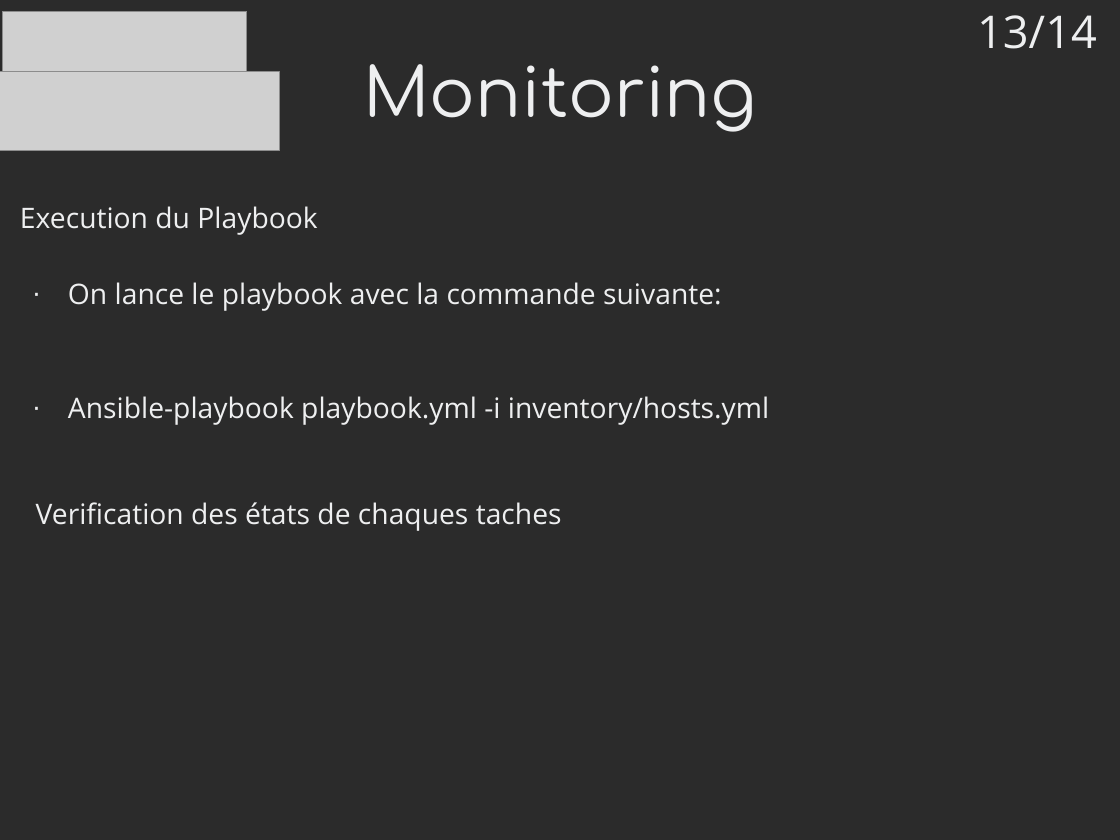
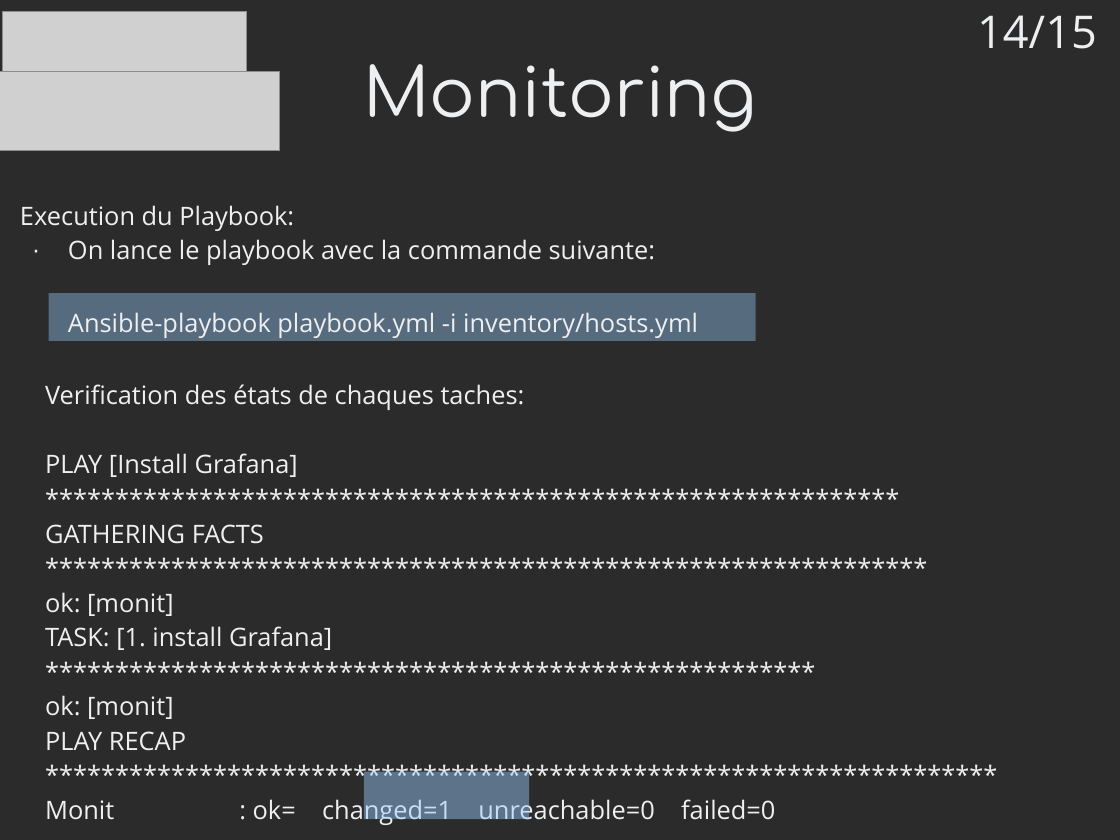
Before and after one commit to mrwormo/rapport_de_stage, a slide deck: slide 14 of files/prez.odp (slide 13 before the commit). Drawn at 1120x840 pixels with LibreOffice and Linux fonts; fonts in the diff are those of the drawing; grey boxes stand for pictures; background and template pictures are left out; a plain dark background stands for a picture behind light text. Boxes give left, top, right and bottom in pixels: in the first picture for what was removed or moved away, otherwise in the second. Text is boxed around its words. In the diff, an @@ line names an element or a change of style, - is before the commit and + after.

```diff
--- a/files/prez.odp
+++ b/files/prez.odp
@@ text at box(977, 15, 1097, 49): text changed @@
-13/14
+14/15
@@ text at box(20, 205, 294, 231): text changed; size 20 to 18 pt @@
-Execution du Playbook
+Execution du Playbook:
@@ text at box(68, 239, 698, 338): size 20 to 18 pt in "On lance le playbook avec la commande ...", "Ansible-playbook playbook.yml -i inventory/hosts.yml"; bullet · to none @@
@@ rectangle added at box(49, 294, 756, 341), fill #99CCFF at 40% opacity @@
@@ text at box(45, 384, 775, 826): text changed; size 20 to 18 pt @@
-Verification des états de chaques taches
+Verification des états de chaques taches:
+PLAY [Install Grafana]
+*************************************************************
+GATHERING FACTS
+***************************************************************
+ok: [monit]
+TASK: [1. install Grafana]
+*******************************************************
+ok: [monit]
+PLAY RECAP
+********************************************************************
+Monit : ok= changed=1 unreachable=0 failed=0
@@ rectangle added at box(364, 771, 530, 819), fill #99CCFF at 45% opacity @@
```
Also in this commit, not shown: 11 other slides changed, 3 slides added, 2 slides removed, 2 other files.
